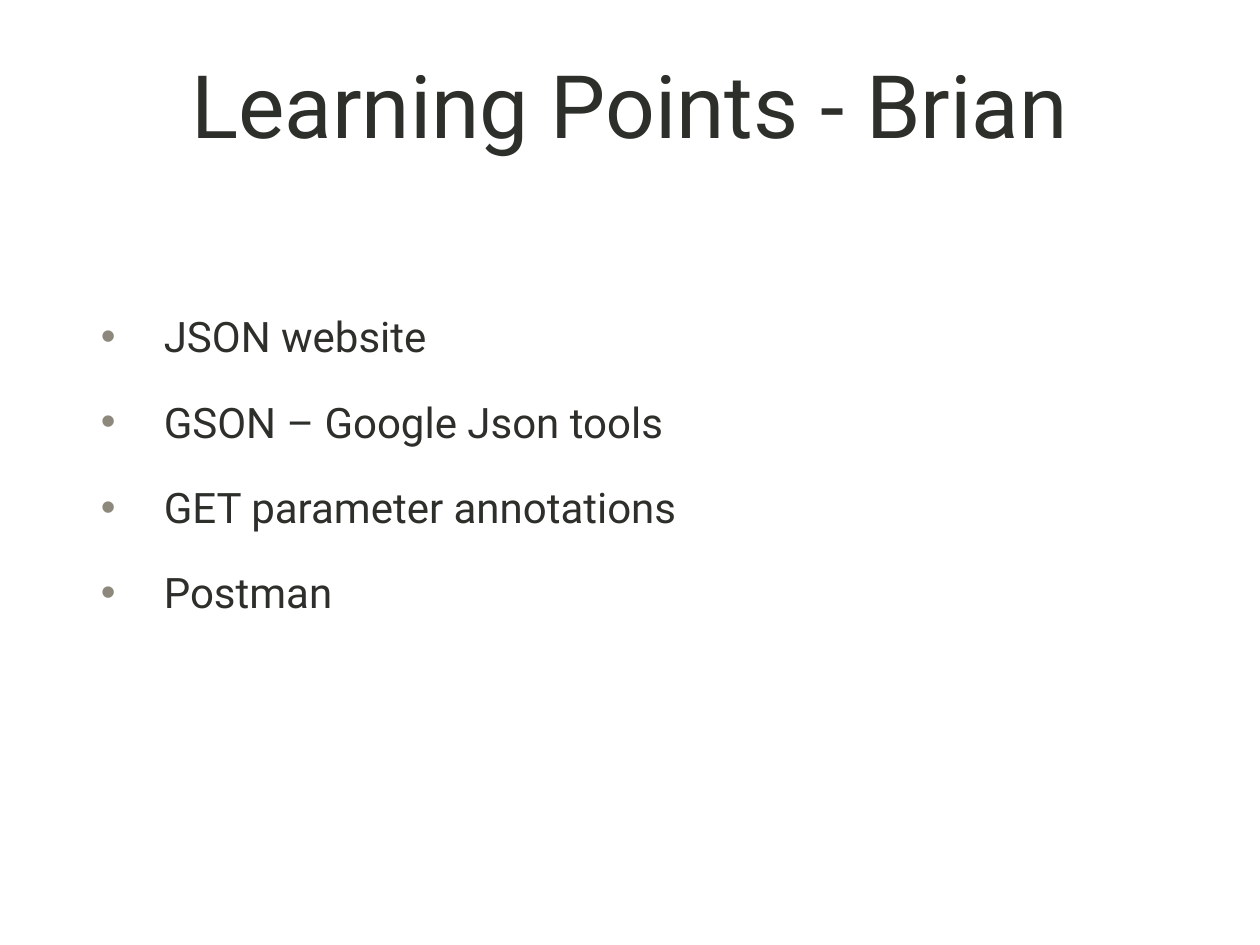
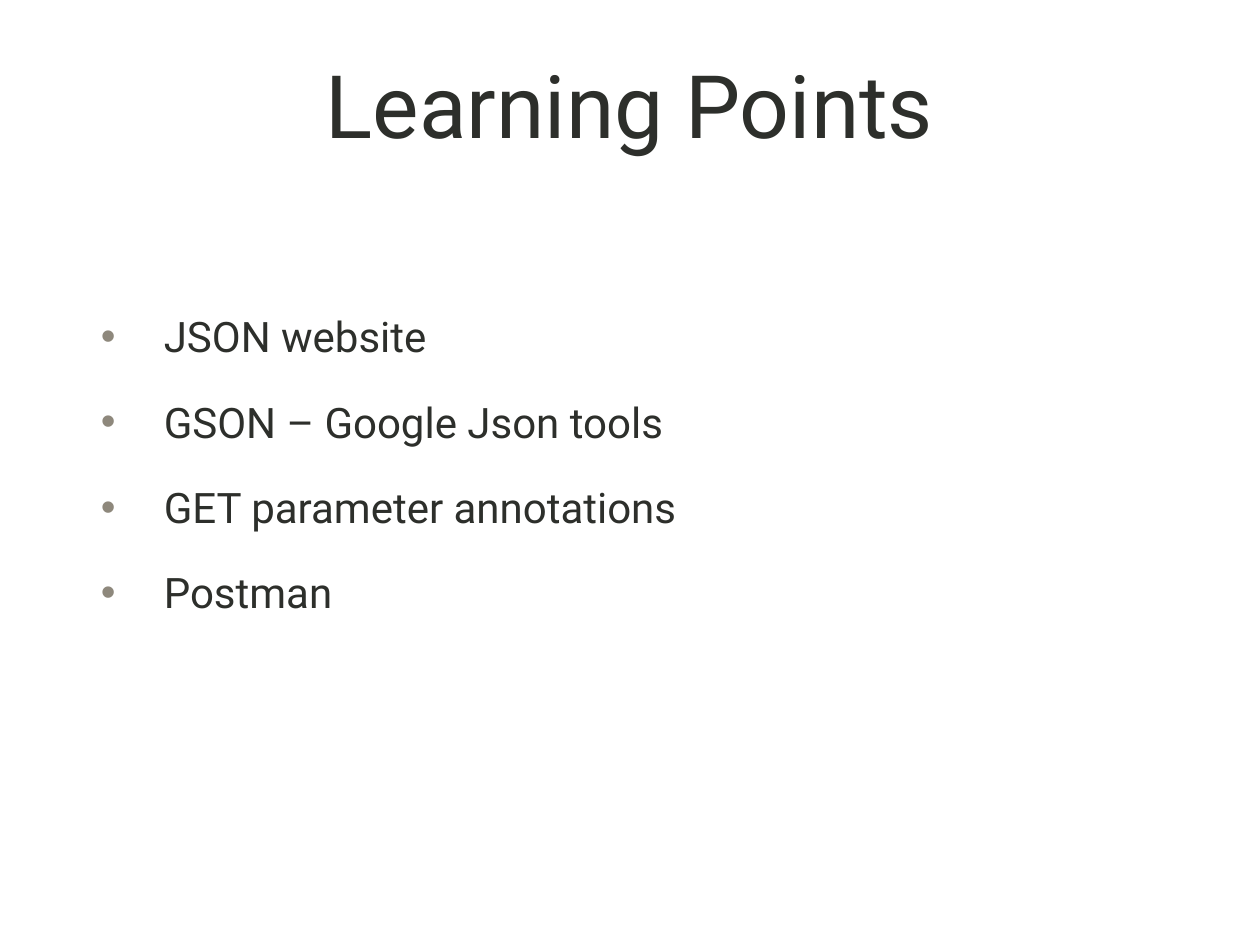
Before and after one commit to bwoestman/weatherWebService, a slide deck: slide 5 of documentation/wwsPresentation.pptx (slide 6 before the commit). Drawn at 1260x945 pixels with LibreOffice and Linux fonts; fonts in the diff are those of the drawing; background and template pictures are left out. Boxes give left, top, right and bottom in pixels: in the first picture for what was removed or moved away, otherwise in the second. Text is boxed around its words. In the diff, an @@ line names an element or a change of style, - is before the commit and + after.

```diff
--- a/documentation/wwsPresentation.pptx
+++ b/documentation/wwsPresentation.pptx
@@ title at bbox=[326, 75, 933, 157]: text changed @@
-Learning Points - Brian
+Learning Points
```
Also in this commit, not shown: 1 slide added, 1 other file.
